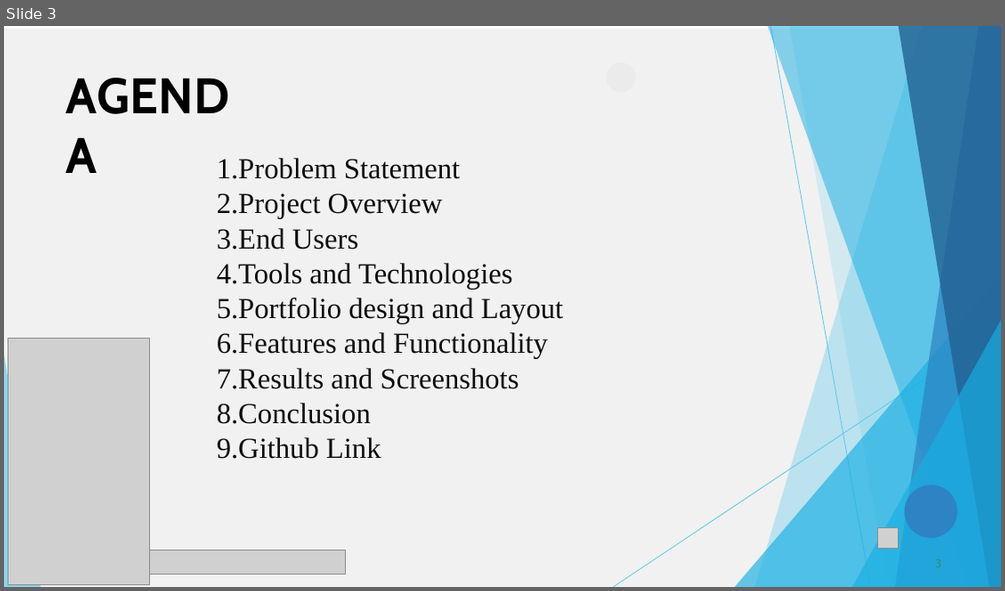
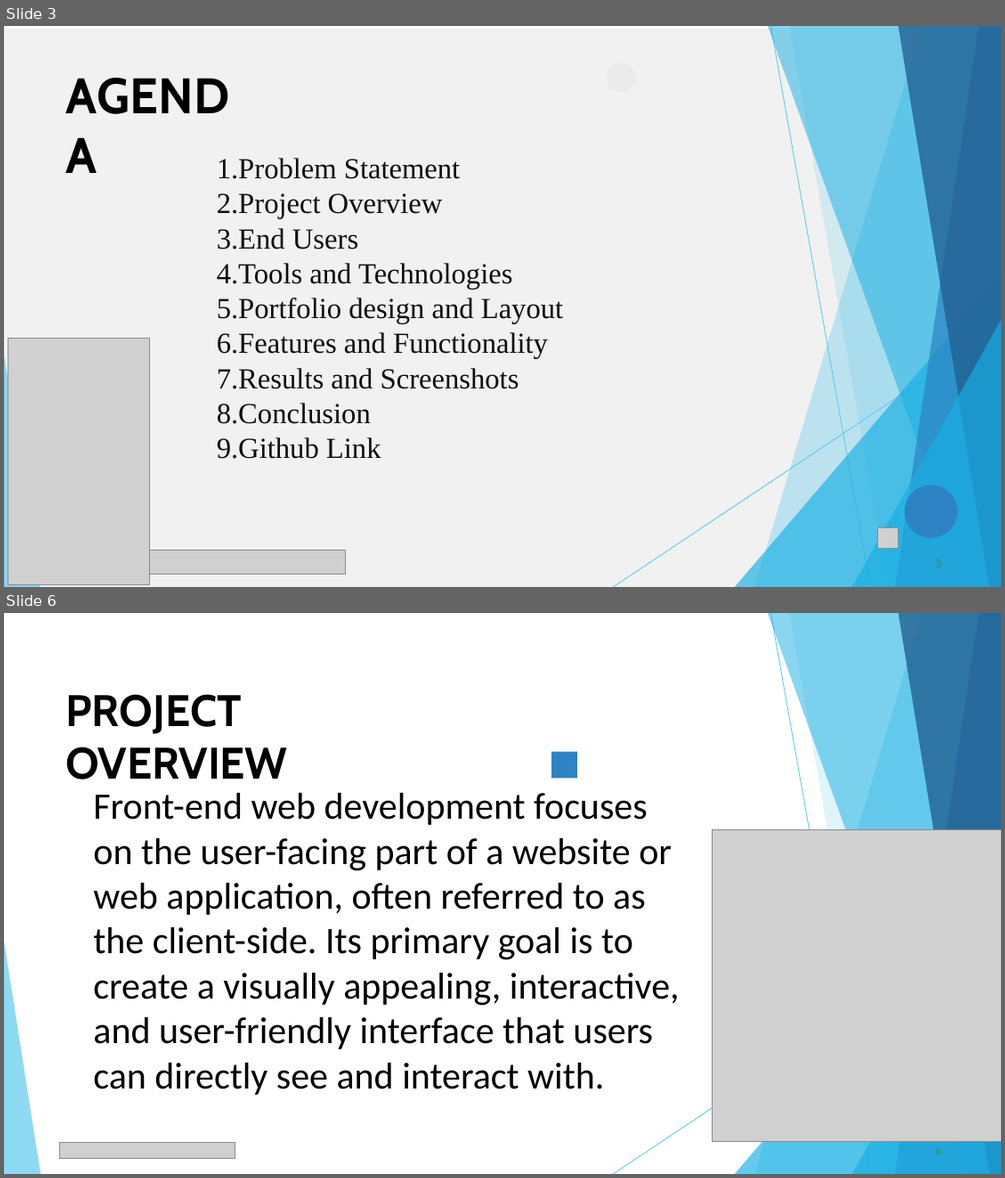
Before and after one commit to karthikagopalsamy28-maker/Karthika, a slide deck: PPT FWD TNSDC 2025 (1).pptx. Shown one above the other, each under a label of ours: slide 3 before the commit, slides 3 and 6 after it; the slides between them are not shown. The pictures are 1005x591 and 1005x1178 pixels, drawn with LibreOffice and Linux fonts; fonts in the diff are those of the drawing; grey boxes stand for pictures. Boxes give left, top, right and bottom in pixels: in the first picture for what was removed or moved away, otherwise in the second. Text is boxed around its words. In the diff, an @@ line names an element or a change of style, - is before the commit and + after.

```diff
--- a/PPT FWD TNSDC 2025 (1).pptx
+++ b/PPT FWD TNSDC 2025 (1).pptx
@@ slide 6 added at (x1=4, y1=613, x2=1001, y2=1174), background #FFFFFF @@
@@ freeform shape added at (x1=755, y1=613, x2=1001, y2=1174), fill #5FCAEE at 36% opacity @@
@@ freeform shape added at (x1=768, y1=613, x2=1001, y2=1174), fill #17AFE3 at 50% opacity @@
@@ freeform shape added at (x1=771, y1=614, x2=871, y2=1174), outline #5FCAEE 0.75 pt @@
@@ freeform shape added at (x1=789, y1=613, x2=1001, y2=1174), fill #5FCAEE at 20% opacity @@
@@ freeform shape added at (x1=896, y1=613, x2=1001, y2=1174), fill #2D83C3 at 70% opacity @@
@@ freeform shape added at (x1=898, y1=613, x2=1001, y2=1174), fill #226192 at 80% opacity @@
@@ title added at (x1=65, y1=694, x2=287, y2=779), 42.5 pt, text #000000, bold @@
+PROJECT OVERVIEW
@@ freeform shape added at (x1=551, y1=751, x2=577, y2=778), fill #2D83C3 @@
@@ text added at (x1=93, y1=793, x2=680, y2=1094), 36 pt, text #000000 @@
+Front-end web development focuses on the user-facing part of a website or web application, often referred to as the client-side. Its primary goal is to create a visually appealing, interactive, and user-friendly interface that users can directly see and interact with.
@@ picture added at (x1=712, y1=830, x2=1001, y2=1142) @@
@@ freeform shape added at (x1=735, y1=862, x2=1001, y2=1174), fill #17AFE3 at 66% opacity @@
@@ freeform shape added at (x1=614, y1=915, x2=1001, y2=1174), outline #5FCAEE 0.75 pt @@
@@ freeform shape added at (x1=852, y1=907, x2=1001, y2=1174), fill #17AFE3 at 66% opacity @@
@@ freeform shape added at (x1=4, y1=941, x2=40, y2=1174), fill #5FCAEE at 70% opacity @@
@@ picture added at (x1=59, y1=1142, x2=235, y2=1159) @@
@@ page number added at (x1=935, y1=1146, x2=941, y2=1154), 11 pt, text #2D936B @@
+6
```
Also in this commit, not shown: 7 slides changed, 16 other slides added, 3 slides removed.
